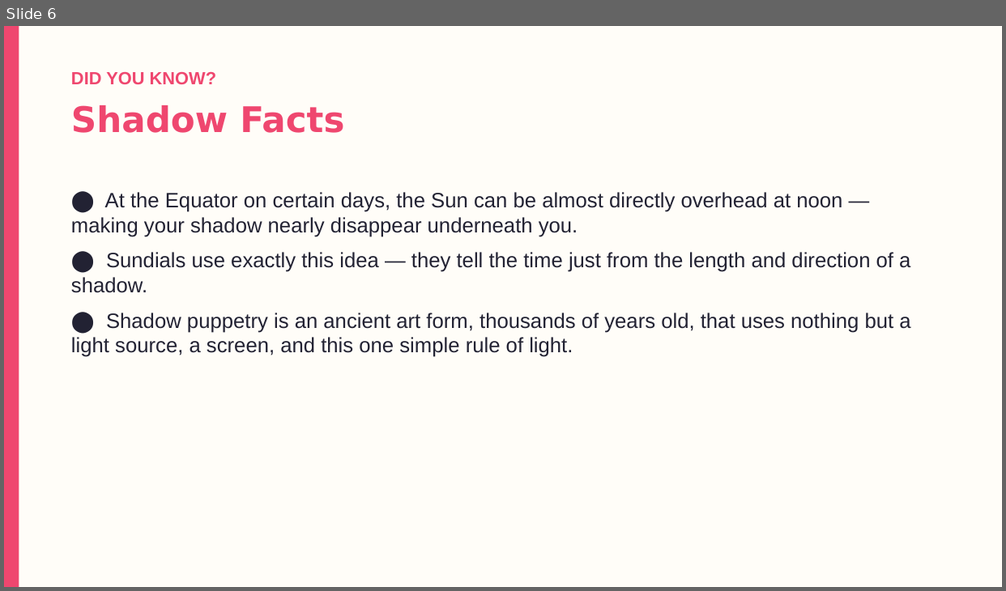
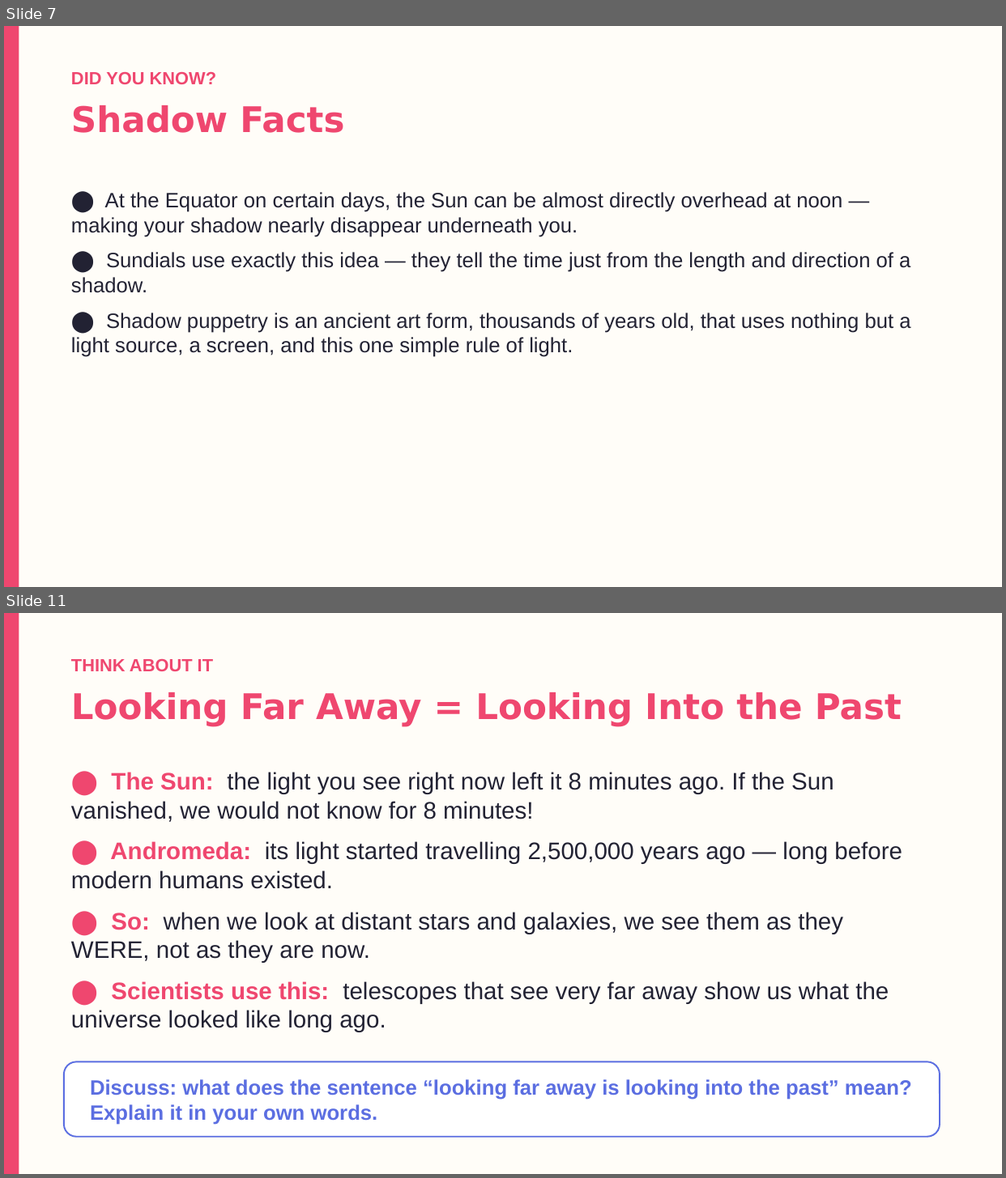
Before and after one commit to kalzei/seeh, a slide deck: materials/s2/isc/5.EN_S2ISC_Light_L4_StraightLinesAndShadows.pptx. Shown one above the other, each under a label of ours: slide 6 before the commit, slides 7 and 11 after it; the slides between them are not shown. The pictures are 1006x591 and 1006x1178 pixels, drawn with LibreOffice and Linux fonts; fonts in the diff are those of the drawing. Boxes give left, top, right and bottom in pixels: in the first picture for what was removed or moved away, otherwise in the second. Text is boxed around its words. In the diff, an @@ line names an element or a change of style, - is before the commit and + after.

```diff
--- a/materials/s2/isc/5.EN_S2ISC_Light_L4_StraightLinesAndShadows.pptx
+++ b/materials/s2/isc/5.EN_S2ISC_Light_L4_StraightLinesAndShadows.pptx
@@ slide 11 added at [4,613,1002,1174], background #FFFDF8 @@
@@ rectangle added at [4,613,19,1174], fill #EF476F @@
@@ text added at [71,659,213,671], 17 pt, text #EF476F, bold @@
+THINK ABOUT IT
@@ text added at [71,692,901,727], 34 pt, text #EF476F, bold @@
+Looking Far Away = Looking Into the Past
@@ text added at [71,772,902,1033], 23 pt, text #222233 @@
+⬤ The Sun: the light you see right now left it 8 minutes ago. If the Sun vanished, we would not know for 8 minutes!
+⬤ Andromeda: its light started travelling 2,500,000 years ago — long before modern humans existed.
+⬤ So: when we look at distant stars and galaxies, we see them as they WERE, not as they are now.
+⬤ Scientists use this: telescopes that see very far away show us what the universe looked like long ago.
@@ rounded rectangle added at [64,1063,940,1137], fill #FFFFFF, outline #5B6EE1 1.5 pt @@
@@ text added at [90,1080,912,1125], 20 pt, text #5B6EE1, bold @@
+Discuss: what does the sentence “looking far away is looking into the past” mean? Explain it in your own words.
@@ what was slide 6 is now slide 7 @@
```
Also in this commit, not shown: 1 slide changed, 4 other slides added, 9 other files.
